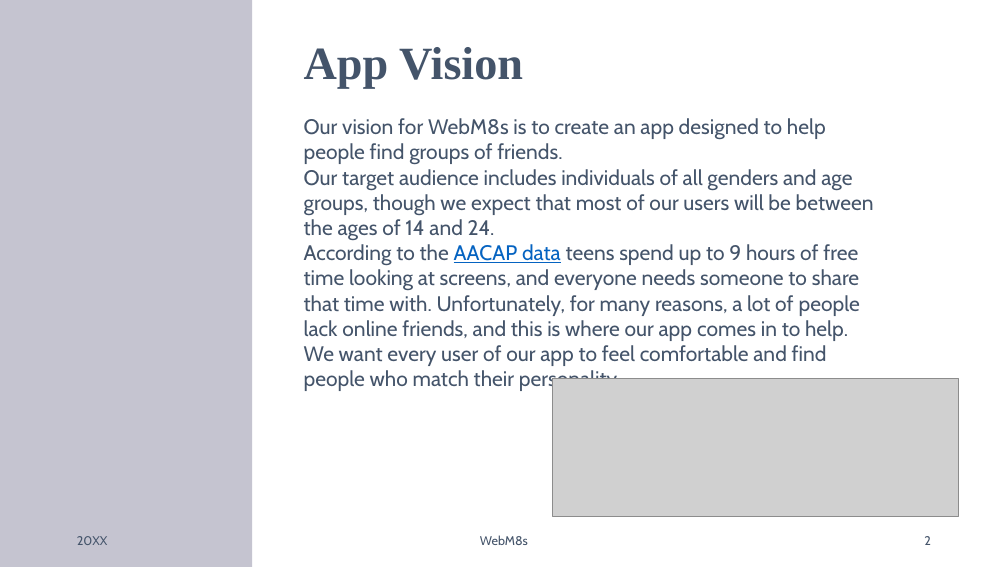
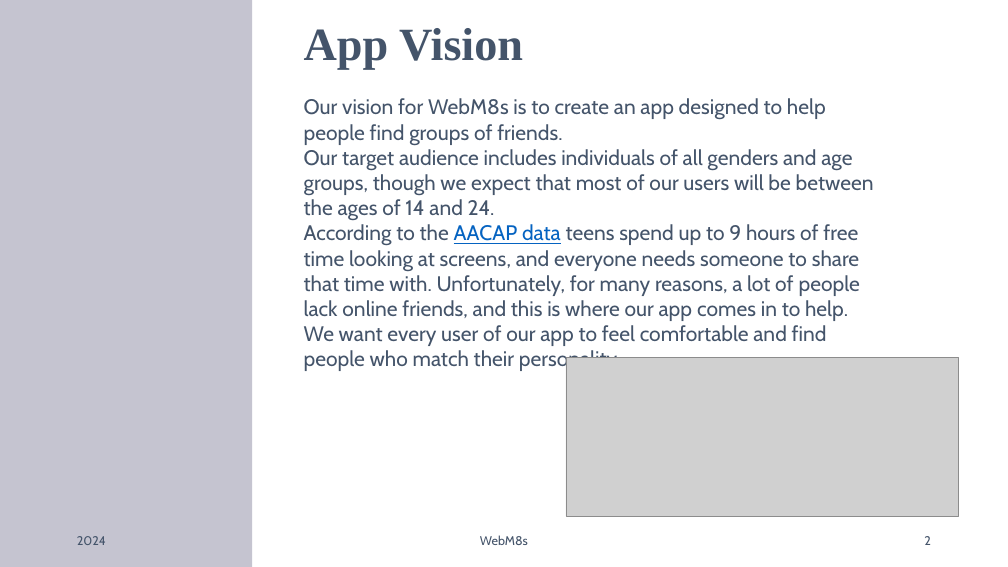
Before and after one commit to jankotanime/projekt-WZI, a slide deck: slide 2 of WebM8s.pptx. Drawn at 1008x567 pixels with LibreOffice and Linux fonts; fonts in the diff are those of the drawing; grey boxes stand for pictures. Boxes give left, top, right and bottom in pixels: in the first picture for what was removed or moved away, otherwise in the second. Text is boxed around its words. In the diff, an @@ line names an element or a change of style, - is before the commit and + after.

```diff
--- a/WebM8s.pptx
+++ b/WebM8s.pptx
@@ title "App Vision": place and size @@
-title "App Vision" at box(304, 47, 523, 89)
+title "App Vision" at box(304, 28, 523, 69)
@@ text "Our vision for WebM8s is ...": place and size @@
-text "Our vision for WebM8s is ..." at box(304, 118, 874, 393)
+text "Our vision for WebM8s is ..." at box(304, 98, 874, 373)
@@ picture: place and size @@
-picture at box(552, 378, 958, 516)
+picture at box(566, 357, 959, 516)
@@ text at box(77, 536, 106, 545): text changed @@
-20XX
+2024
```
Also in this commit, not shown: 10 other slides changed, 6 slides added, 2 other files.
